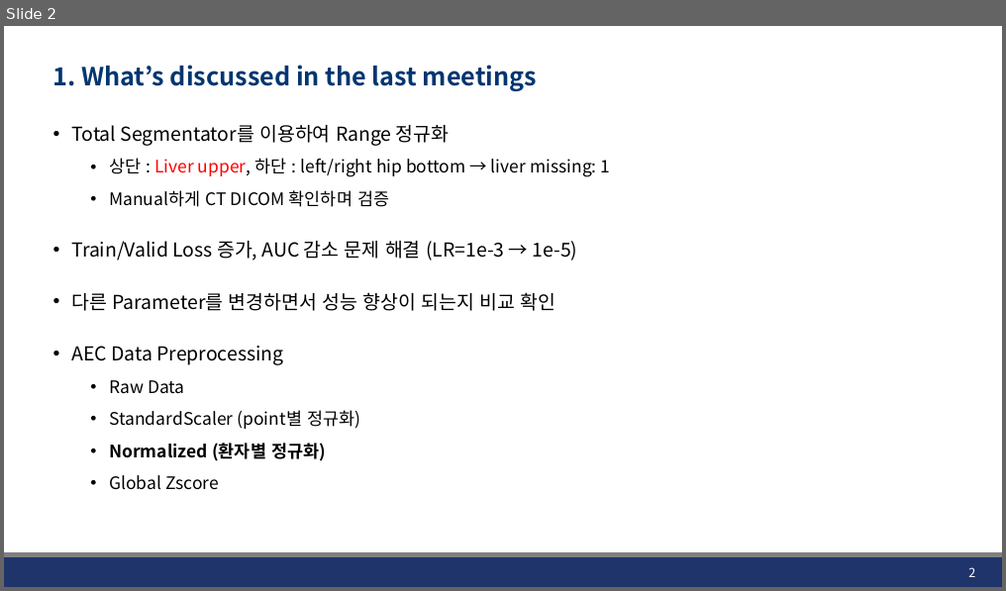
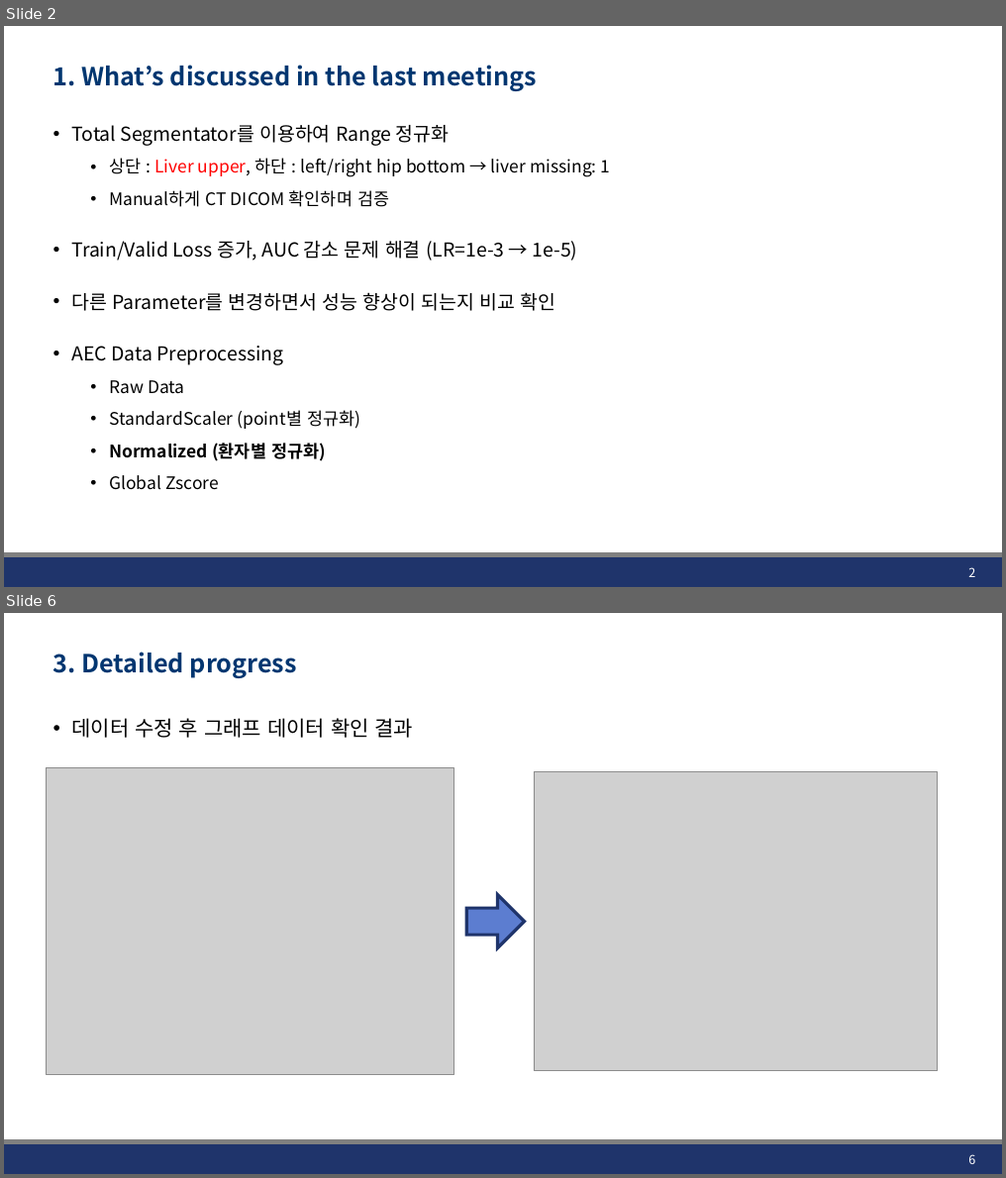
Before and after one commit to JHWannabe/2026-1_Study, a slide deck: 연구자료/260612_AEC_preprocessing.pptx. Shown one above the other, each under a label of ours: slide 2 before the commit, slides 2 and 6 after it; the slides between them are not shown. The pictures are 1006x591 and 1006x1178 pixels, drawn with LibreOffice and Linux fonts; fonts in the diff are those of the drawing; grey boxes stand for pictures; background and template pictures are left out. Boxes give left, top, right and bottom in pixels: in the first picture for what was removed or moved away, otherwise in the second. Text is boxed around its words. In the diff, an @@ line names an element or a change of style, - is before the commit and + after.

```diff
--- a/연구자료/260612_AEC_preprocessing.pptx
+++ b/연구자료/260612_AEC_preprocessing.pptx
@@ slide 6 added at <box>4,613,1002,1174</box>, background #FFFFFF; not listed: 2 template elements that a slide beside it also shows @@
@@ title added at <box>54,652,297,678</box>, 24 pt, text #023670, bold @@
+3. Detailed progress
@@ text added at <box>71,718,414,738</box>, 20 pt, text #000000 @@
+• 데이터 수정 후 그래프 데이터 확인 결과
@@ picture added at <box>46,768,453,1075</box> @@
@@ picture added at <box>534,771,939,1071</box> @@
@@ right arrow added at <box>466,895,525,949</box>, fill #5C7DD0, outline #1F346B 3 pt @@
@@ page number added at <box>968,1155,975,1164</box>, 12 pt, text #FFFFFF @@
+6
```
Also in this commit, not shown: 7 slides changed, 13 other slides added, 7 slides removed.
